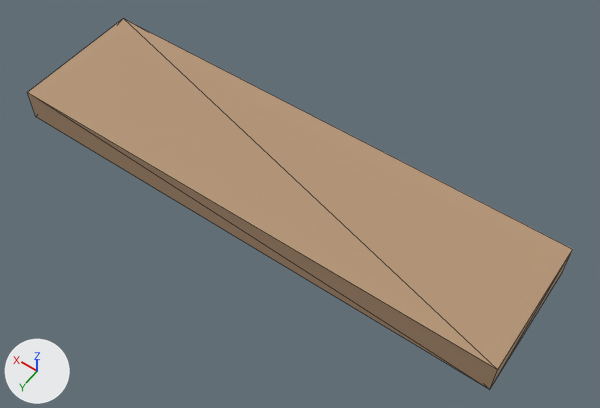
The glTF model assets/models/features/boardwalk_segment.glb as it was, and as the next commit left it.
The view is the same before and after, from a 50 mm camera at (-0.532, 0.688, 1.071) aimed at (-0.047, 0.009, 0.003). Arrows for +X, +Y and +Z are at lower left; the lights stay in place. The picture after the commit comes second. Mesh edges are drawn as thin lines.

Objects in the first picture: 'boardwalk_segment__surf_wood_plank'.
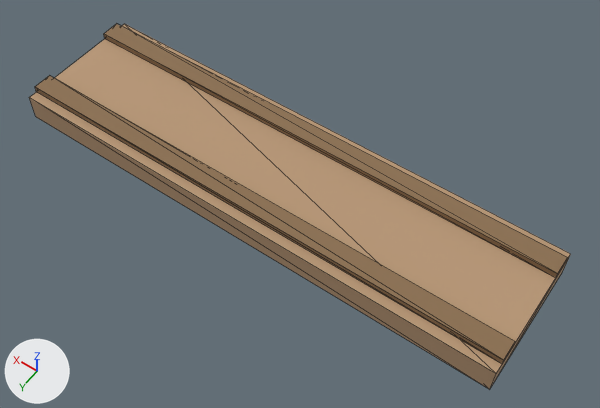
The change, as a diff of the scene's bpy script:
```diff
--- a/assets/models/features/boardwalk_segment.glb.py
+++ b/assets/models/features/boardwalk_segment.glb.py
@@ mat_boardwalk_segment_seams_mat @@
+mat_boardwalk_segment_seams_mat = principled_material('boardwalk_segment_seams_mat')
+mat_boardwalk_segment_seams_mat.base_color = (0.26, 0.16, 0.08)  # brown #8b6f50
+mat_boardwalk_segment_seams_mat.roughness = 0.85
@@ mat_boardwalk_segment_plank_mat @@
+mat_boardwalk_segment_plank_mat = principled_material('boardwalk_segment_plank_mat')
+mat_boardwalk_segment_plank_mat.base_color = (0.48, 0.31, 0.18)  # beige #b89776
+mat_boardwalk_segment_plank_mat.roughness = 0.85
@@ me_boardwalk_segment__surf_wood_plank @@
 # used by ob_boardwalk_segment__surf_wood_plank; location = (0.0, 0.0, 0.0)
 # verts and faces of me_boardwalk_segment__surf_wood_plank; kept vertices keep their numbers, new ones are numbered from 8
 # before: 2 (0.45, 0.12, 0.06) at pixel (27, 92), 3 (-0.45, 0.12, 0.06) at pixel (497, 369), 6 (0.45, -0.12, 0.06) at pixel (123, 18), 7 (-0.45, -0.12, 0.06) at pixel (572, 249)
-me_boardwalk_segment__surf_wood_plank.from_pydata(...)  # 8 vertices, 12 faces; spans x -0.45..0.45, y -0.12..0.12, z 0.0..0.06
+me_boardwalk_segment__surf_wood_plank.from_pydata(...)  # 24 vertices, 36 faces; spans x -0.45..0.45, y -0.12..0.12, z 0.0..0.06
+# me_boardwalk_segment__surf_wood_plank part 1: a new loose piece, a box spanning x -0.45..0.45, y 0.068..0.102, z 0.048..0.06, in mat_boardwalk_segment_seams_mat (brown #8b6f50)
+# me_boardwalk_segment__surf_wood_plank part 2: a new loose piece, a box spanning x -0.45..0.45, y -0.102..-0.068, z 0.048..0.06, in mat_boardwalk_segment_seams_mat (brown #8b6f50)
+# me_boardwalk_segment__surf_wood_plank part 3
+for i in [2, 3, 6, 7]: verts[i] += (0.0, 0.0, -0.012)
+# me_boardwalk_segment__surf_wood_plank part 4: 12 faces spanning x -0.45..0.45, y -0.12..0.12, z 0.0..0.048 switch from mat_boardwalk_segment_mat (beige #b59576) to mat_boardwalk_segment_plank_mat (beige #b89776)
+me_boardwalk_segment__surf_wood_plank.materials.append(mat_boardwalk_segment_seams_mat)  # brown #8b6f50
```

Changed parts and their boxes (x1, y1, x2, y2) in the pictures (600 x 408 px; the box of a moved part takes in the faces that stretch with it):
'boardwalk_segment__surf_wood_plank', reshaped: before (27, 19, 573, 389); after (29, 24, 570, 389)
part 1 of me_boardwalk_segment__surf_wood_plank, added: after (35, 75, 515, 364)
part 2 of me_boardwalk_segment__surf_wood_plank, added: after (104, 24, 568, 278)
part 3 of me_boardwalk_segment__surf_wood_plank, moved or reshaped: before (27, 19, 573, 375); after (29, 24, 570, 375)
part 4 of me_boardwalk_segment__surf_wood_plank, edited (looks the same): (29, 98, 570, 389) in both
